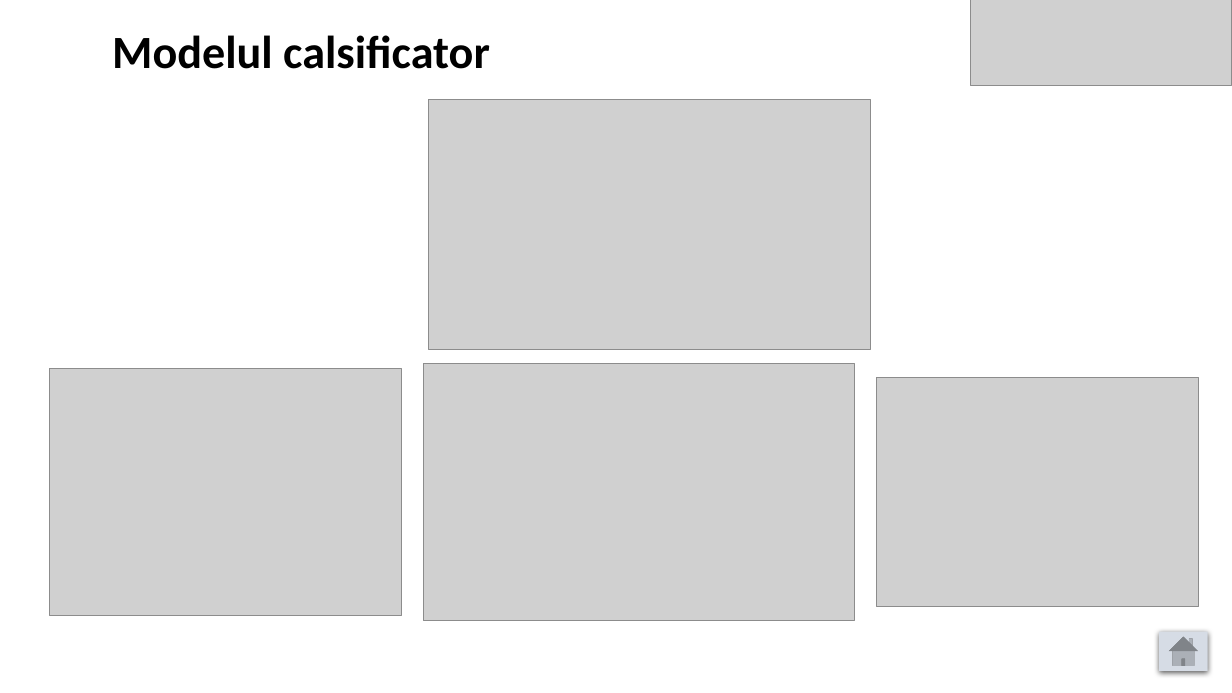
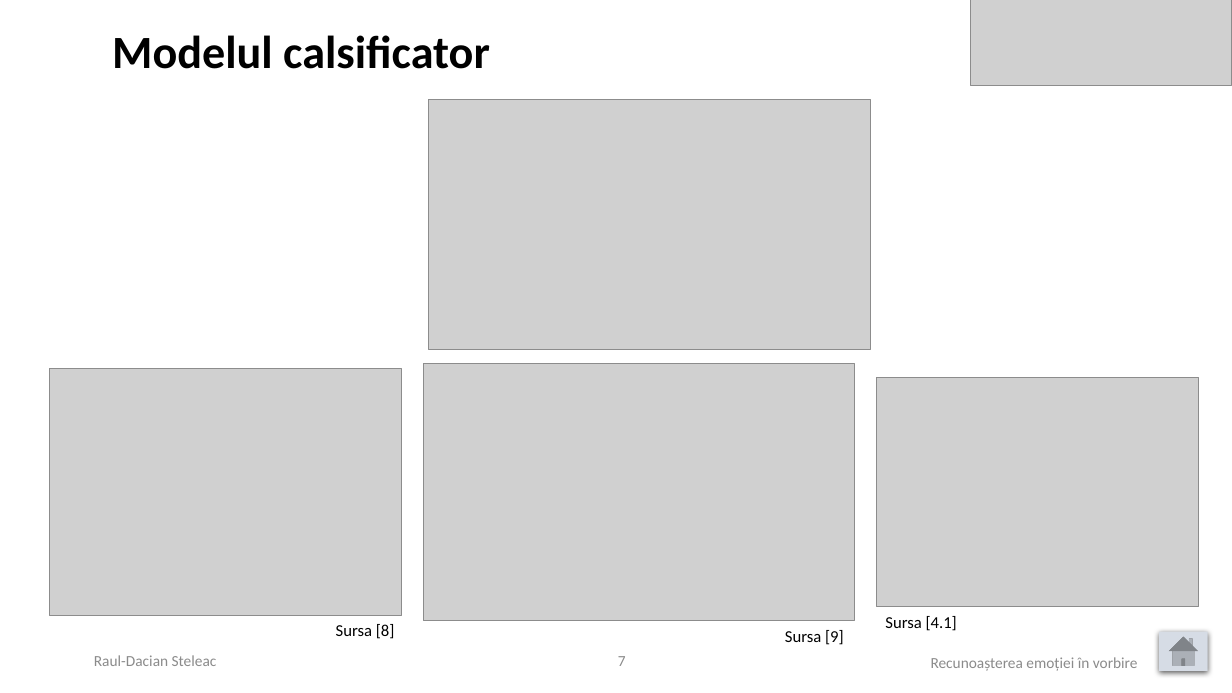
Before and after one commit to raulsteleac/Speech_Emotion_Recognition, a slide deck: slide 7 of LucrareLicenta/PrezentareLucrare.pptx (slide 10 before the commit). Drawn at 1232x693 pixels with LibreOffice and Linux fonts; fonts in the diff are those of the drawing; grey boxes stand for pictures. Boxes give left, top, right and bottom in pixels: in the first picture for what was removed or moved away, otherwise in the second. Text is boxed around its words. In the diff, an @@ line names an element or a change of style, - is before the commit and + after.

```diff
--- a/LucrareLicenta/PrezentareLucrare.pptx
+++ b/LucrareLicenta/PrezentareLucrare.pptx
@@ text added at (336, 624, 395, 639), 13 pt, text #000000 @@
+Sursa [8]
@@ text added at (885, 616, 957, 631), 13 pt, text #000000 @@
+Sursa [4.1]
@@ text added at (94, 655, 217, 666), 12 pt, text #8C8C8C @@
+Raul-Dacian Steleac
@@ page number added at (618, 656, 626, 666), 12 pt, text #8C8C8C @@
+7
@@ text added at (785, 630, 844, 645), 13 pt, text #000000 @@
+Sursa [9]
@@ text added at (931, 657, 1138, 671), 12 pt, text #8C8C8C @@
+Recunoașterea emoției în vorbire
```
Also in this commit, not shown: 9 other slides changed, 2 slides added, 5 slides removed, 1 other file.
